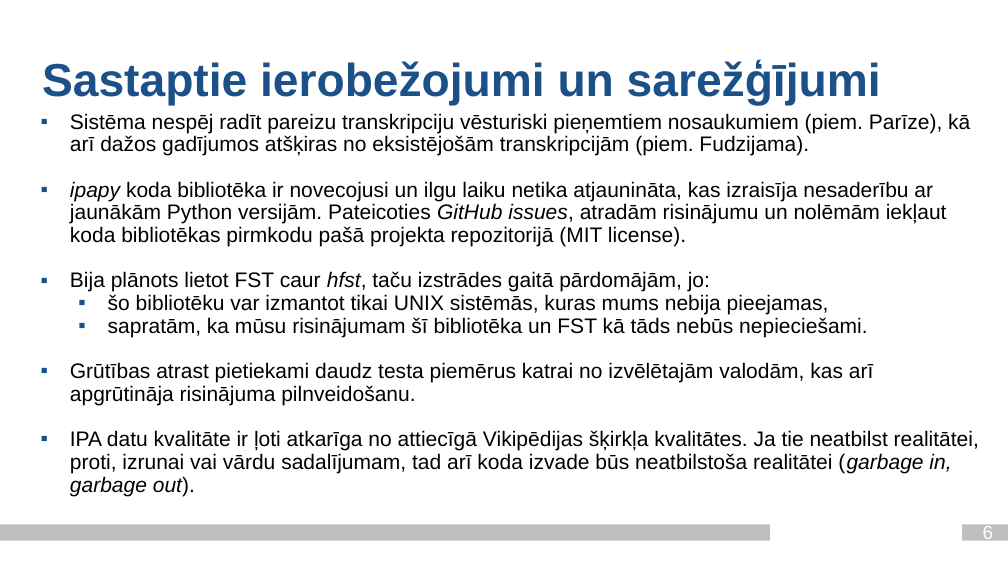
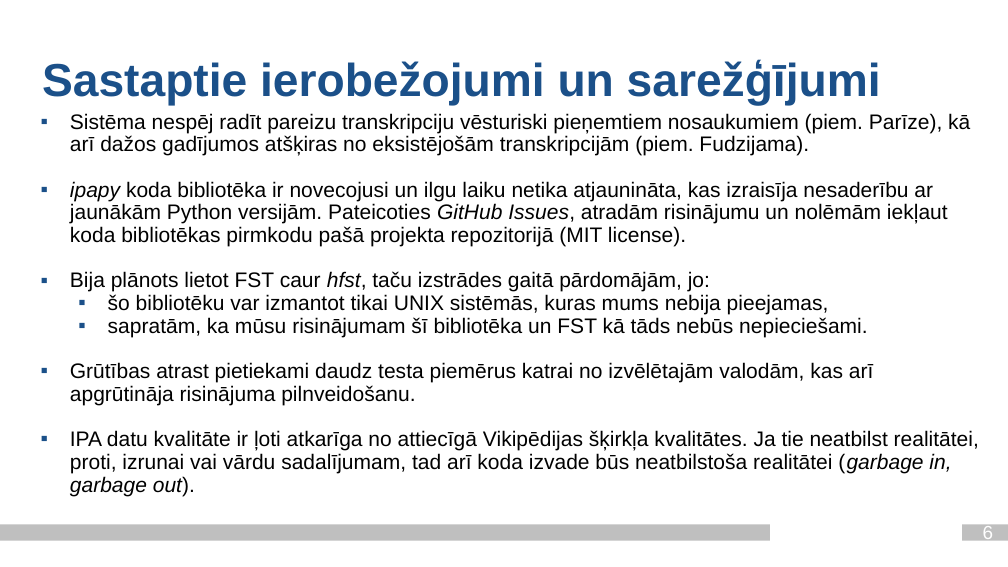
Before and after one commit to Paddlebear/valteh-ipa-translit, a slide deck: slide 6 of docs/valodasprez_2_ag21201_je21033.pptx. Drawn at 1008x567 pixels with LibreOffice and Linux fonts; fonts in the diff are those of the drawing; background and template pictures are left out. Boxes give left, top, right and bottom in pixels: in the first picture for what was removed or moved away, otherwise in the second. Text is boxed around its words. In the diff, an @@ line names an element or a change of style, - is before the commit and + after.

Commit message:
Update presentation

```diff
--- a/docs/valodasprez_2_ag21201_je21033.pptx
+++ b/docs/valodasprez_2_ag21201_je21033.pptx
@@ text at (70, 181, 948, 247): text changed @@
-▪ ipapy koda bibliotēka ir novecojusi un ilgu laiku netika atjaunināta, kas izraisīja nesaderību ar jaunākām Python versijām. Pateicoties GitHub issues, atradām risinājumu un nolēmām iekļaut koda bibliotēkas pirmkodu pašā projekta repozitorijā (MIT license).
+▪ ipapy koda bibliotēka ir novecojusi un ilgu laiku netika atjaunināta, kas izraisīja nesaderību ar jaunākām Python versijām. Pateicoties GitHub Issues, atradām risinājumu un nolēmām iekļaut koda bibliotēkas pirmkodu pašā projekta repozitorijā (MIT license).
```
Also in this commit, not shown: 5 other slides changed.
